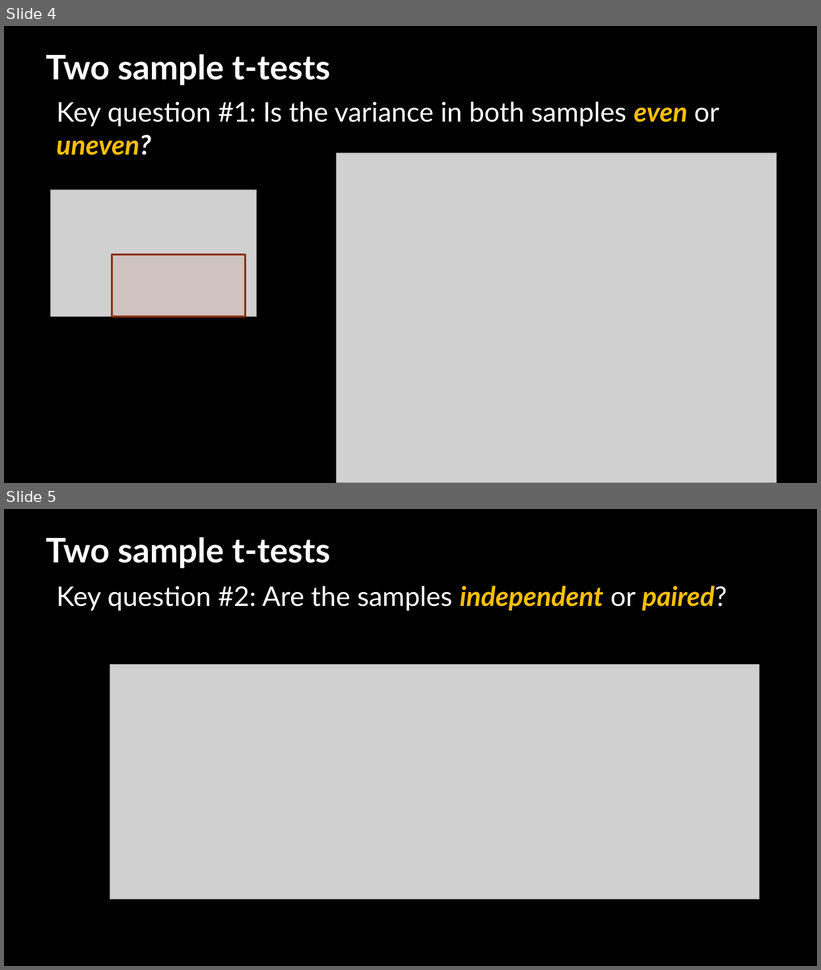
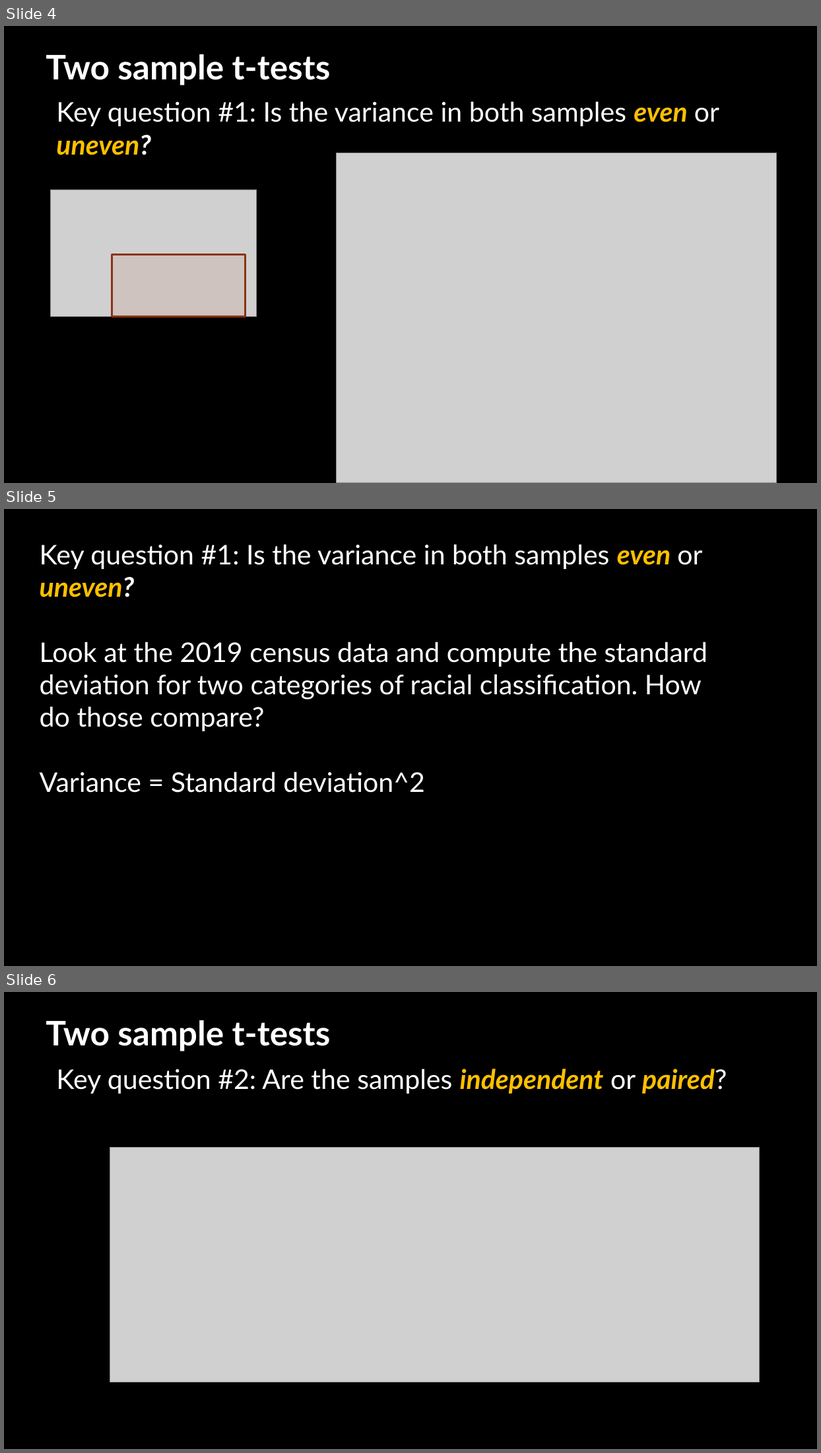
Before and after one commit to jshannon75/geog4300, a slide deck: in_class_slides/geog4300_W09-1 Chi square normality non-parametric.pptx. Shown one above the other, each under a label of ours: slides 4 and 5 before the commit, slides 4, 5 and 6 after it. The pictures are 821x970 and 821x1453 pixels, drawn with LibreOffice and Linux fonts; fonts in the diff are those of the drawing; grey boxes stand for pictures; background and template pictures are left out. Boxes give left, top, right and bottom in pixels: in the first picture for what was removed or moved away, otherwise in the second. Text is boxed around its words. In the diff, an @@ line names an element or a change of style, - is before the commit and + after.

```diff
--- a/in_class_slides/geog4300_W09-1 Chi square normality non-parametric.pptx
+++ b/in_class_slides/geog4300_W09-1 Chi square normality non-parametric.pptx
@@ slide 5 added at (x1=4, y1=509, x2=817, y2=966), background picture (left out) @@
@@ text added at (x1=40, y1=544, x2=708, y2=793), 32 pt, text #FFFFFF @@
+Key question #1: Is the variance in both samples even or uneven?
+Look at the 2019 census data and compute the standard deviation for two categories of racial classification. How do those compare?
+Variance = Standard deviation^2
@@ what was slide 5 is now slide 6 @@
```
Also in this commit, not shown: 1 other slide added.
